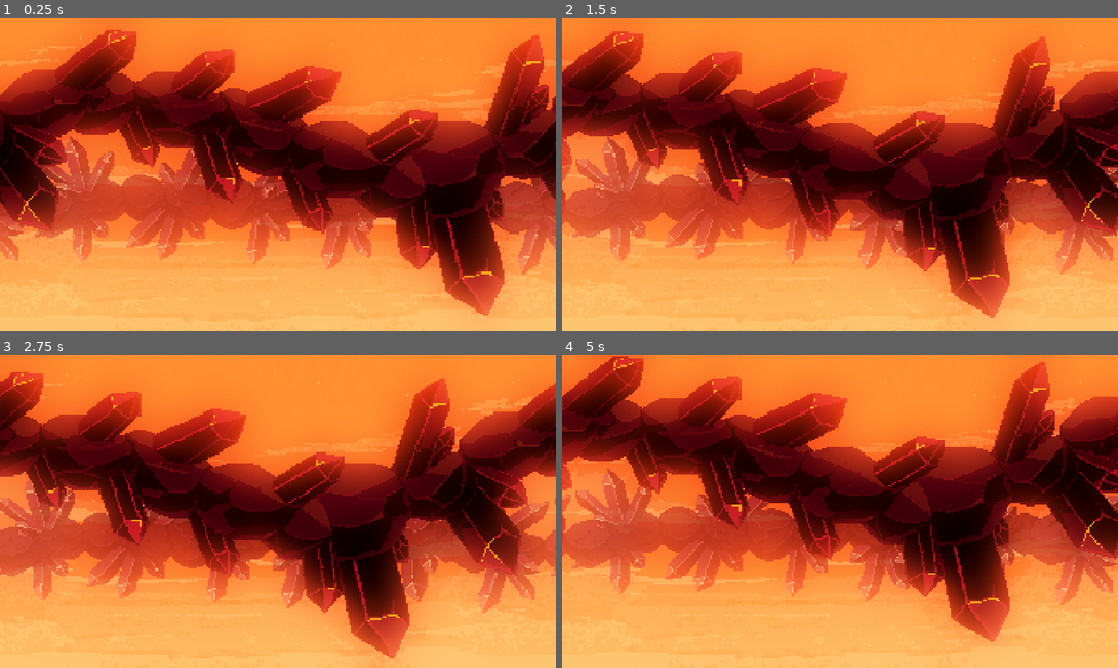
Above: before the commit, frames 1-4 (two rows, left to right).
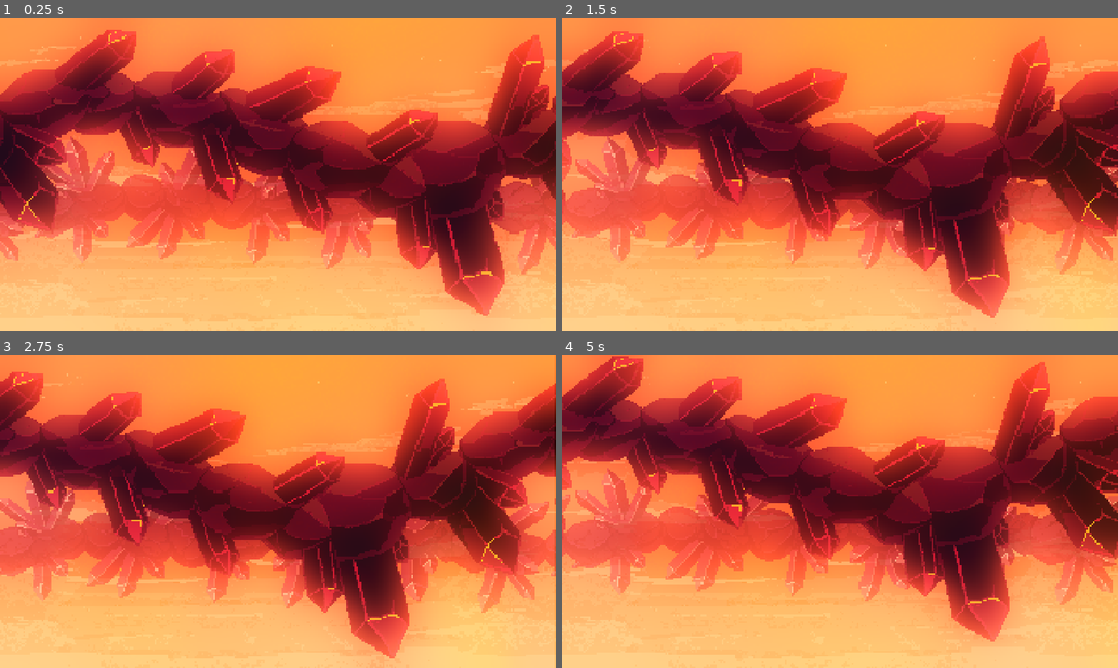
Above: after the commit, the same moments.

Repository: WMsans/celeste-background-rendering
Game: Godot game, scene res://scenes/main.tscn
Same seed, same stepped clock (60 frames per second), same inputs: the game is played once before the commit and once after it.
Inputs (mouse positions are in pixels of both pictures, inside the frame that each line leads up to):
- Up to frame 1 (0.25 s): no input
- Up to frame 2 (1.5 s): tap Enter at 0.5 s; move the mouse to (962, 158) at 0.52 s; hold Right (ui_right) 0.53-1.25 s; click (962, 158) at 0.67 s; drag from (728, 190) to (812, 237) at 1.27 s
- Up to frame 3 (2.75 s): tap Space at 2 s; move the mouse to (333, 442) at 2.02 s; hold Right (ui_right) from 2.03 s (still down)
- Up to frame 4 (5 s): release Right (ui_right) at 2.75 s; drag from (812, 574) to (673, 464) at 2.77 s; tap Enter at 3.5 s; move the mouse to (1006, 558) at 3.52 s; hold Left (ui_left) 3.53-4.25 s; drag from (673, 464) to (756, 433) at 4.27 s

The runs differ from the first frame. In frame 1, 65% of the frame differs, in the area x 0-100%, y 0-100%; in frame 2, 59%; in frame 3, 55%; in frame 4, 61%.

Commit message:
feat: foreground layer

Diff:
--- a/scenes/main.tscn
+++ b/scenes/main.tscn
@@ -2,6 +2,7 @@
 
 [ext_resource type="Script" uid="uid://bknf4wv5tp3ph" path="res://scripts/pixel_camera.gd" id="1_camera"]
 [ext_resource type="Script" uid="uid://cygy137xr6ex0" path="res://scripts/parallax_sprite.gd" id="2_parallax"]
+[ext_resource type="Script" path="res://scripts/fg_layer.gd" id="3_fg"]
 [ext_resource type="Texture2D" uid="uid://b18rfou40rc52" path="res://textures/parallax_pixelperfect/bg0_00002_.png" id="5_bg0"]
 [ext_resource type="Texture2D" uid="uid://dcl5b4nohj8f4" path="res://textures/parallax_pixelperfect/bg1_00002_.png" id="6_bg1"]
 [ext_resource type="Texture2D" uid="uid://by7jv2d5fdjca" path="res://textures/parallax_pixelperfect/bg2_00002_.png" id="7_bg2"]
@@ -12,6 +13,40 @@
 glow_enabled = true
 glow_intensity = 3.0
 glow_bloom = 0.4
+
+[sub_resource type="FastNoiseLite" id="Noise_mist"]
+frequency = 0.006
+fractal_octaves = 6
+
+[sub_resource type="Gradient" id="Ramp_mist"]
+offsets = PackedFloat32Array(0.42, 1)
+colors = PackedColorArray(1, 1, 1, 0, 1, 1, 1, 0.4)
+
+[sub_resource type="NoiseTexture2D" id="Tex_mist"]
+width = 512
+height = 512
+seamless = true
+color_ramp = SubResource("Ramp_mist")
+noise = SubResource("Noise_mist")
+
+[sub_resource type="FastNoiseLite" id="Noise_wash"]
+seed = 7
+frequency = 0.004
+fractal_octaves = 2
+
+[sub_resource type="Gradient" id="Ramp_wash"]
+offsets = PackedFloat32Array(0, 0.5, 1)
+colors = PackedColorArray(0.45, 0.25, 0.8, 1, 0.9, 0.3, 0.55, 1, 1, 0.6, 0.25, 1)
+
+[sub_resource type="NoiseTexture2D" id="Tex_wash"]
+width = 512
+height = 288
+seamless = true
+color_ramp = SubResource("Ramp_wash")
+noise = SubResource("Noise_wash")
+
+[sub_resource type="CanvasItemMaterial" id="Mat_add"]
+blend_mode = 1
 
 [node name="Main" type="Node2D" unique_id=1188514119]
 
@@ -39,3 +74,33 @@
 texture = ExtResource("7_bg2")
 script = ExtResource("2_parallax")
 scroll_scale = Vector2(0.35, 0.12)
+
+[node name="Fg" type="CanvasLayer" parent="."]
+layer = 1
+follow_viewport_enabled = true
+
+[node name="MistA" type="Sprite2D" parent="Fg"]
+visible = false
+modulate = Color(1, 1, 1, 0.8)
+texture = SubResource("Tex_mist")
+script = ExtResource("3_fg")
+scroll_scale = Vector2(0.9, 0.9)
+speed = Vector2(16, 8)
+
+[node name="MistB" type="Sprite2D" parent="Fg"]
+visible = false
+modulate = Color(1, 1, 1, 0.8)
+texture = SubResource("Tex_mist")
+flip_h = true
+flip_v = true
+script = ExtResource("3_fg")
+scroll_scale = Vector2(0.8, 0.8)
+speed = Vector2(4, 4)
+
+[node name="Wash" type="Sprite2D" parent="Fg"]
+modulate = Color(1, 1, 1, 0.15)
+material = SubResource("Mat_add")
+texture = SubResource("Tex_wash")
+script = ExtResource("3_fg")
+scroll_scale = Vector2(0.5, 0.5)
+speed = Vector2(4, 4)
--- /dev/null
+++ b/scripts/fg_layer.gd
@@ -0,0 +1,32 @@
+class_name FgLayer
+extends Sprite2D
+
+## Screen-filling layer that loops on both axes, ported from Celeste's Parallax
+## styleground: texel = screen_px + floor(camera * scroll - drift).
+## Celeste's summit fog is two of these with the same soft noise texture
+## (one flipped, different scroll/speed) so the tiles never line up, plus an
+## additive colour wash. Blend comes from the node's material, alpha from modulate.
+
+@export var scroll_scale := Vector2(0.9, 0.9)
+## Drift in art pixels per second.
+@export var speed := Vector2(16.0, 8.0)
+
+var _drift := Vector2.ZERO
+
+
+func _ready() -> void:
+	centered = false
+	region_enabled = true
+	texture_repeat = CanvasItem.TEXTURE_REPEAT_ENABLED
+
+
+func _process(delta: float) -> void:
+	var camera := get_viewport().get_camera_2d()
+	if camera == null:
+		return
+	_drift += speed * delta
+	var view := get_viewport_rect().size / camera.zoom
+	var top_left := (camera.get_screen_center_position() - view * 0.5).floor()
+	global_position = top_left
+	# Whole art pixels only, like Celeste's Calc.Floor, so the fog never shimmers.
+	region_rect = Rect2((top_left * scroll_scale - _drift).floor(), view.ceil() + Vector2.ONE)
Not shown, added: scripts/fg_layer.gd.uid
